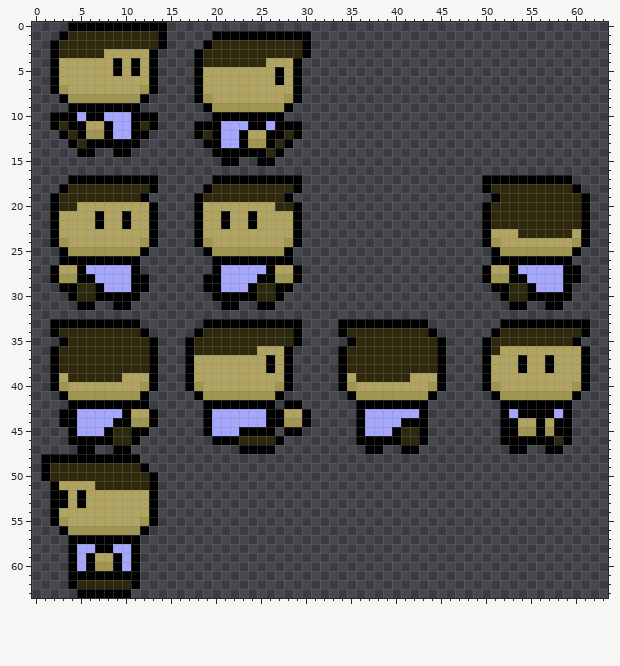
Pixel-art sprite -- graphics/entities/character.png. The first picture shows the starting point.
The file is 64x64 pixels. The old version is drawn lined up with the new one.
New version:
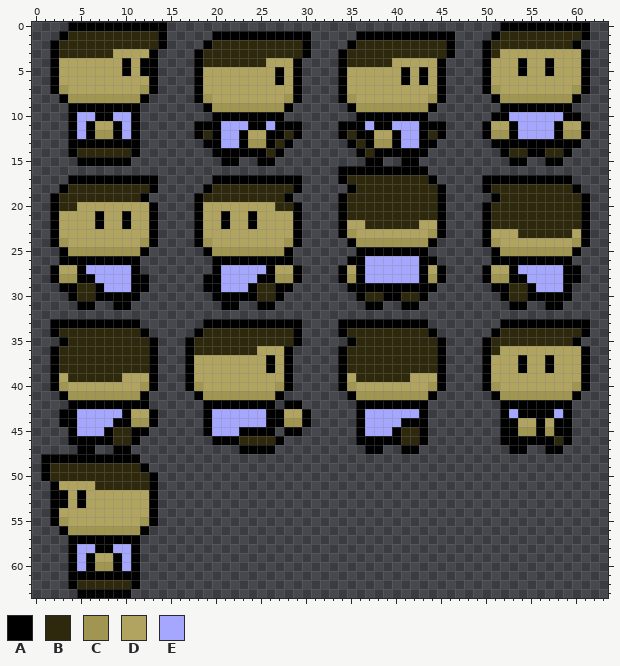
Palette (. is transparent): A #000000  B #2e290d  C #a19552  D #b0a460  E #a5a7ff
From old to new:
drawings rearranged on the sheet (the old picture shows each at its new place; 2 dropped ones are not shown)
@@ x 0..63 @@
- 0 ....AAAAAAAAAAA.................................................
- 1 ...ABBBBBBBBBBA.....AAAAAAAAAAA.................................
- 2 ..ABBBBBBBBBBBA....ABBBBBBBBBBA.................................
- 3 ..ABBBBBDDDDDA....ABBBBBBBBBBBA.................................
- 4 ..ADDDDDDADADA....ABBBBBBBDDDA..................................
- 5 ..ADDDDDDADADA....ADDDDDDDDADA..................................
- 6 ..ADDDDDDDDDDA....ADDDDDDDDADA..................................
- 7 ..ACDDDDDDDDCA....ADDDDDDDDDDA..................................
- 8 ...ACCCCCCCCA.....ACDDDDDDDDCA..................................
- 9 ....AAAAAAAA.......ACCCCCCCCA...................................
-10 ..AAAEAAEEEAAA......AAAAAAAA....................................
-11 ..ABAADDAEEABA....AAAEEEAAEAAA..................................
-12 ...ABACCAEEAA.....ABAEEADDAABA..................................
-13 ....ABAAAAAA.......AAEEACCABA...................................
-14 .....AA..AA.........AAAAAABA....................................
-15 .....................AA..AA.....................................
-16 ................................................................
-17 ....AAAAAAAAAA......AAAAAAAAAA....................AAAAAAAAAA....
-18 ...ABBBBBBBBBA.....ABBBBBBBBBA....................ABBBBBBBBBA...
-19 ..ABBBBBBBBBA.....ABBBBBBBBBA......................ABBBBBBBBBA..
-20 ..ABBDDDDDDDDA....ADDDDDDDDBBA....................ABBBBBBBBBBA..
-21 ..ADDDDADDADDA....ADDADDADDDDA....................ABBBBBBBBBBA..
-22 ..ADDDDADDADDA....ADDADDADDDDA....................ABBBBBBBBBBA..
-23 ..ADDDDDDDDDDA....ADDDDDDDDDDA....................ADDDBBBBBBDA..
-24 ..ACDDDDDDDDCA....ACDDDDDDDDCA....................ACDDDDDDDDCA..
-25 ...ACCCCCCCCA......ACCCCCCCCA......................ACCCCCCCCA...
-26 ...AAAAAAAAA........AAAAAAAAA......................AAAAAAAAA....
-27 ..ADDAEEEEEA........AEEEEEADDA....................ADDAEEEEEAA...
-28 ..ACCAAEEEEAA......AAEEEEAACCA....................ACCAAEEEEAA...
-29 ...AABBAEEEAA......AAEEEABBAA......................AABBAEEEA....
-30 ....ABBAAAAA........AAAAABBA........................ABBAAAAA....
-31 .....AA..AA..........AA..AA..........................AA..AA.....
+ 0 ....AAAAAAAAAAA.....................................AAAAAAAAAA..
+ 1 ...ABBBBBBBBBBA.....AAAAAAAAAAA.....AAAAAAAAAAA....ABBBBBBBBBA..
+ 2 ..ABBBBBBBBBBBA....ABBBBBBBBBBA....ABBBBBBBBBBA...ABBBBBBBBBA...
+ 3 ..ABBBBBBDDDDA....ABBBBBBBBBBBA...ABBBBBBBBBBBA...ABDDDDDDDDDA..
+ 4 ..ADDDDDDDADAA....ABBBBBBBDDDA....ABBBBBDDDDDA....ADDDADDADDDA..
+ 5 ..ADDDDDDDADAA....ADDDDDDDDADA....ADDDDDDADADA....ADDDADDADDDA..
+ 6 ..ADDDDDDDDDDA....ADDDDDDDDADA....ADDDDDDADADA....ADDDDDDDDDDA..
+ 7 ..ACDDDDDDDDCA....ADDDDDDDDDDA....ADDDDDDDDDDA....ACDDDDDDDDCA..
+ 8 ...ACCCCCCCCA.....ACDDDDDDDDCA....ACDDDDDDDDCA.....ACCCCCCCCA...
+ 9 ....AAAAAAAA.......ACCCCCCCCA......ACCCCCCCCA.......AAAAAAAA....
+10 ....AEEAAEEA........AAAAAAAA........AAAAAAAA.......AAEEEEEEAA...
+11 ....AEADDAEA......AAAEEEAAEAAA....AAAEAAEEEAAA....ADDAEEEEADDA..
+12 ....AEACCAEA......ABAEEADDAABA....ABAADDAEEABA....ACCAEEEEACCA..
+13 ....AAAAAAAA.......AAEEACCABA......ABACCAEEAA......AAAAAAAAAA...
+14 ....ABBBBBBA........AAAAAABA........ABAAAAAA........ABBAABBA....
+15 .....AAAAAA..........AA..AA..........AA..AA..........AA..AA.....
+16 ..................................AAAAAAAAAA....................
+17 ....AAAAAAAAAA......AAAAAAAAAA....ABBBBBBBBBA.....AAAAAAAAAA....
+18 ...ABBBBBBBBBA.....ABBBBBBBBBA.....ABBBBBBBBBA....ABBBBBBBBBA...
+19 ..ABBBBBBBBBA.....ABBBBBBBBBA.....ABBBBBBBBBBA.....ABBBBBBBBBA..
+20 ..ABBDDDDDDDDA....ADDDDDDDDBBA....ABBBBBBBBBBA....ABBBBBBBBBBA..
+21 ..ADDDDADDADDA....ADDADDADDDDA....ABBBBBBBBBBA....ABBBBBBBBBBA..
+22 ..ADDDDADDADDA....ADDADDADDDDA....ADDBBBBBBDDA....ABBBBBBBBBBA..
+23 ..ADDDDDDDDDDA....ADDDDDDDDDDA....ACDDDDDDDDCA....ADDDBBBBBBDA..
+24 ..ACDDDDDDDDCA....ACDDDDDDDDCA.....ACCCCCCCCA.....ACDDDDDDDDCA..
+25 ...ACCCCCCCCA......ACCCCCCCCA.......AAAAAAAA.......ACCCCCCCCA...
+26 ...AAAAAAAAA........AAAAAAAAA......AAEEEEEEAA......AAAAAAAAA....
+27 ..ADDAEEEEEA........AEEEEEADDA....ADAEEEEEEADA....ADDAEEEEEAA...
+28 ..ACCAAEEEEAA......AAEEEEAACCA....ACAEEEEEEACA....ACCAAEEEEAA...
+29 ...AABBAEEEAA......AAEEEABBAA......AAAAAAAAAA......AABBAEEEA....
+30 ....ABBAAAAA........AAAAABBA........ABBAABBA........ABBAAAAA....
+31 .....AA..AA..........AA..AA..........AA..AA..........AA..AA.....
 32 ................................................................
